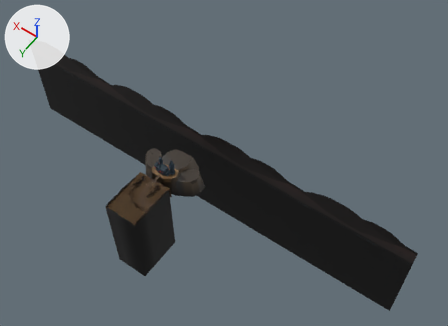
One commit to the Blender file Art/Castle.blend: the scene before it, then after it.
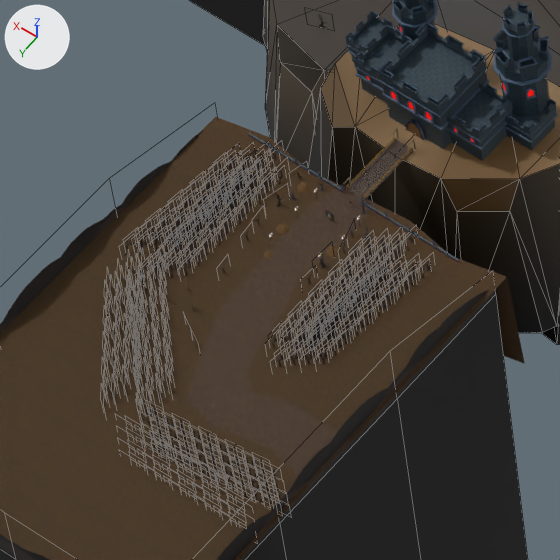
Each version appears first whole from a 50 mm lens placed at (-727.0, 696.0, 1345.0), pointed at (-95.0, -189.0, -46.0), and next in a close-up on the part from 26% to 39% of the width and 49% to 67% of the height. The axes (+X, +Y, +Z) are drawn at upper left. The lights are the same throughout. The close-ups show mesh edges as thin lines.

The first close-up shows 'Castle', 'Castle Hill', 'Castle Hills', 'Castle_Outside', 'Forest Castle'.
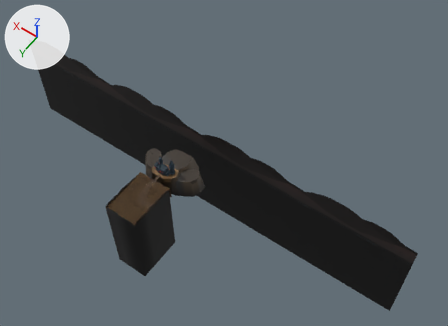
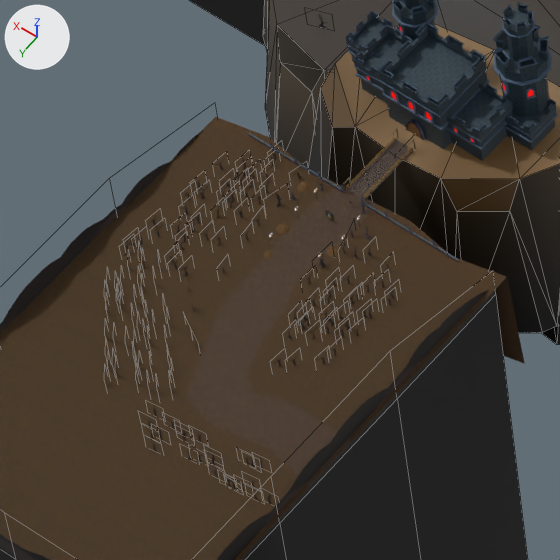
What differs and where, as boxes [x1, y1, x2, y2] in the close-ups (560 x 560 px):
'Forest Castle', reshaped (12% narrower, 8% shorter): before [102, 147, 431, 531]; after [105, 150, 394, 505]
part 1 of me_plane_028, deleted: before [102, 147, 431, 531]

Patch to the scene script:
```diff
--- a/Art/Castle.blend.py
+++ b/Art/Castle.blend.py
@@ me_plane_028 @@
 # used by ob_forest_castle; location = (-3.8, 90.7, -3.1); rotation_euler = (0.0, 0.0, -4.691), in degrees (0, 0, -269)
-me_plane_028.from_pydata(...)  # 2560 vertices, 640 faces; spans x -94.5..9.1, y -42.8..48.3, z -0.6..8.6
+me_plane_028.from_pydata(...)  # 552 vertices, 138 faces; spans x -94.5..2.6, y -42.8..44.3, z -0.6..8.6
+# me_plane_028 part 1: 502 loose pieces with 2008 vertices, spanning x -92.7..9.1, y -41.8..48.3, z -0.6..8.6, are deleted
 me_plane_028.materials.append(mat_trees_castle_flat)
```
